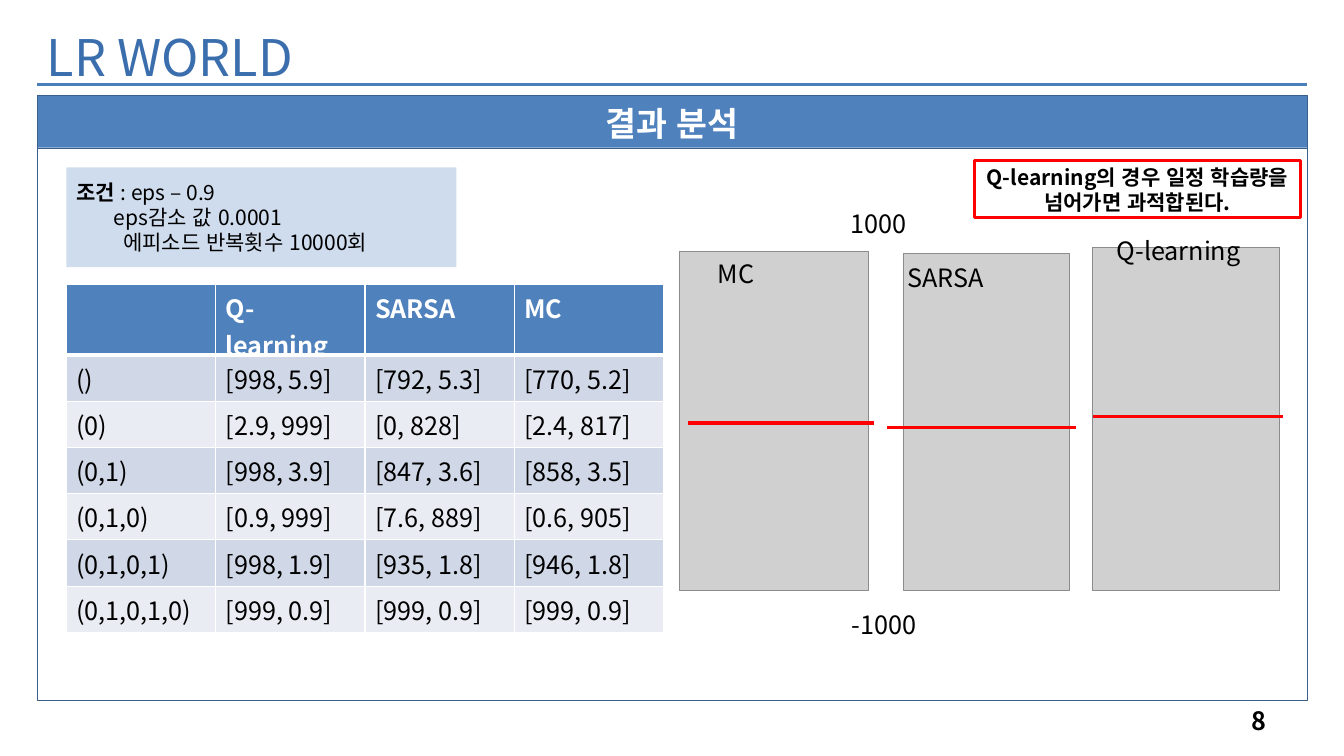
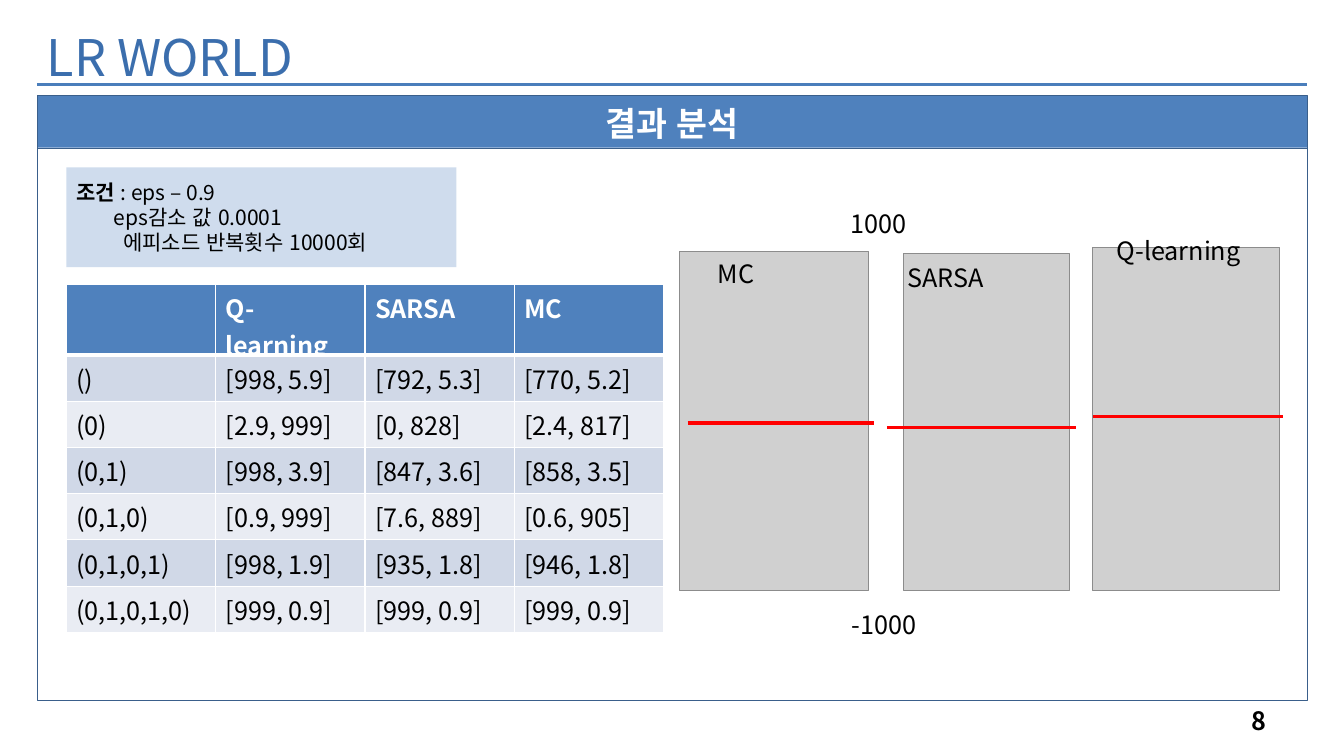
Before and after one commit to leegunwon/RLlearning, a slide deck: slide 8 of LR_WORLD.pptx. Drawn at 1344x756 pixels with LibreOffice and Linux fonts; fonts in the diff are those of the drawing; grey boxes stand for pictures. Boxes give left, top, right and bottom in pixels: in the first picture for what was removed or moved away, otherwise in the second. Text is boxed around its words. In the diff, an @@ line names an element or a change of style, - is before the commit and + after.

```diff
--- a/LR_WORLD.pptx
+++ b/LR_WORLD.pptx
@@ rectangle removed at (975, 160, 1302, 218) @@
-Q-learning의 경우 일정 학습량을 넘어가면 과적합된다.
```
Also in this commit, not shown: 1 other slide changed, 5 slides added.
